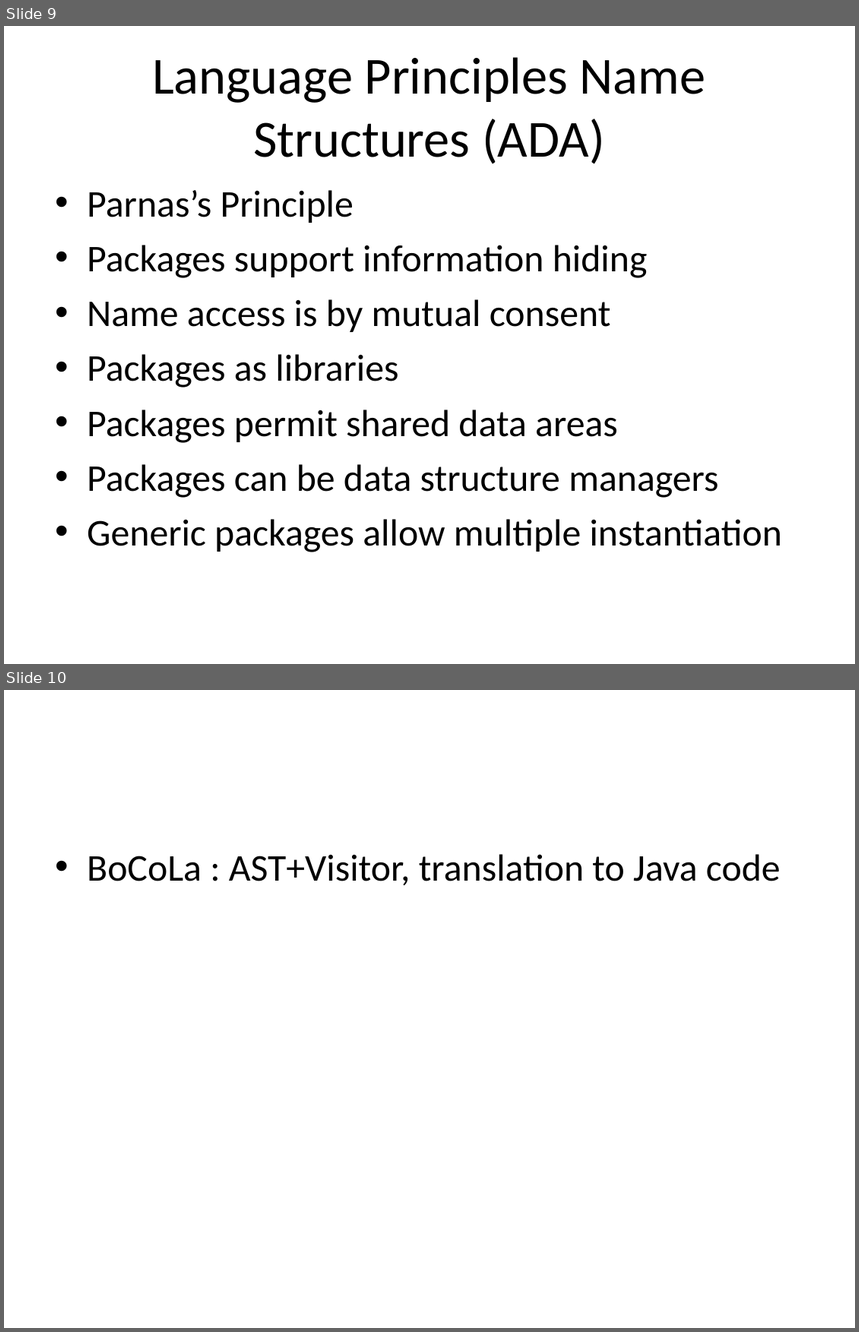
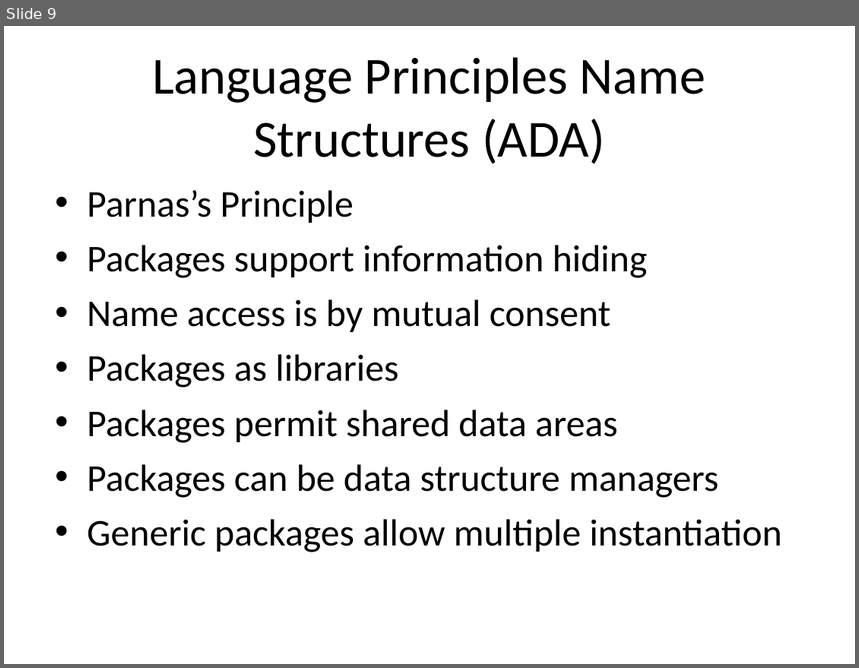
Before and after one commit to isurup/kalle-martin-group, a slide deck: SSE2/slides/4 Language.ppt. Shown one above the other, each under a label of ours: slides 9 and 10 before the commit, slide 9 after it. The pictures are 859x1332 and 859x668 pixels, drawn with LibreOffice and Linux fonts; fonts in the diff are those of the drawing. Boxes give left, top, right and bottom in pixels: in the first picture for what was removed or moved away, otherwise in the second. Text is boxed around its words. In the diff, an @@ line names an element or a change of style, - is before the commit and + after.

```diff
--- a/SSE2/slides/4 Language.ppt
+++ b/SSE2/slides/4 Language.ppt
@@ slide 10 removed at box(4, 690, 855, 1328), background #FFFFFF @@
@@ text removed at box(87, 854, 781, 885) @@
-• BoCoLa : AST+Visitor, translation to Java code
```
Also in this commit, not shown: 4 slides added.
